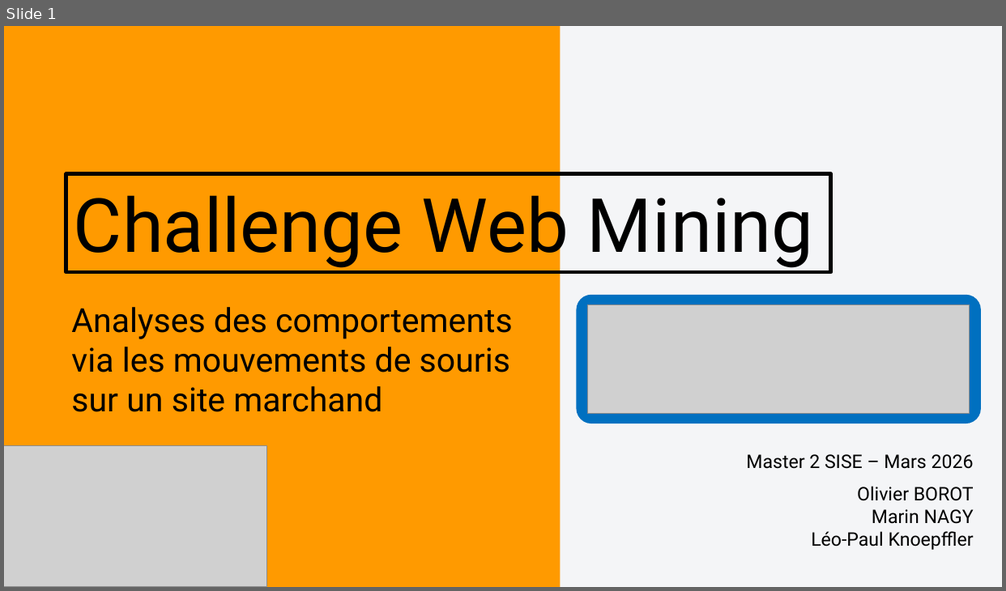
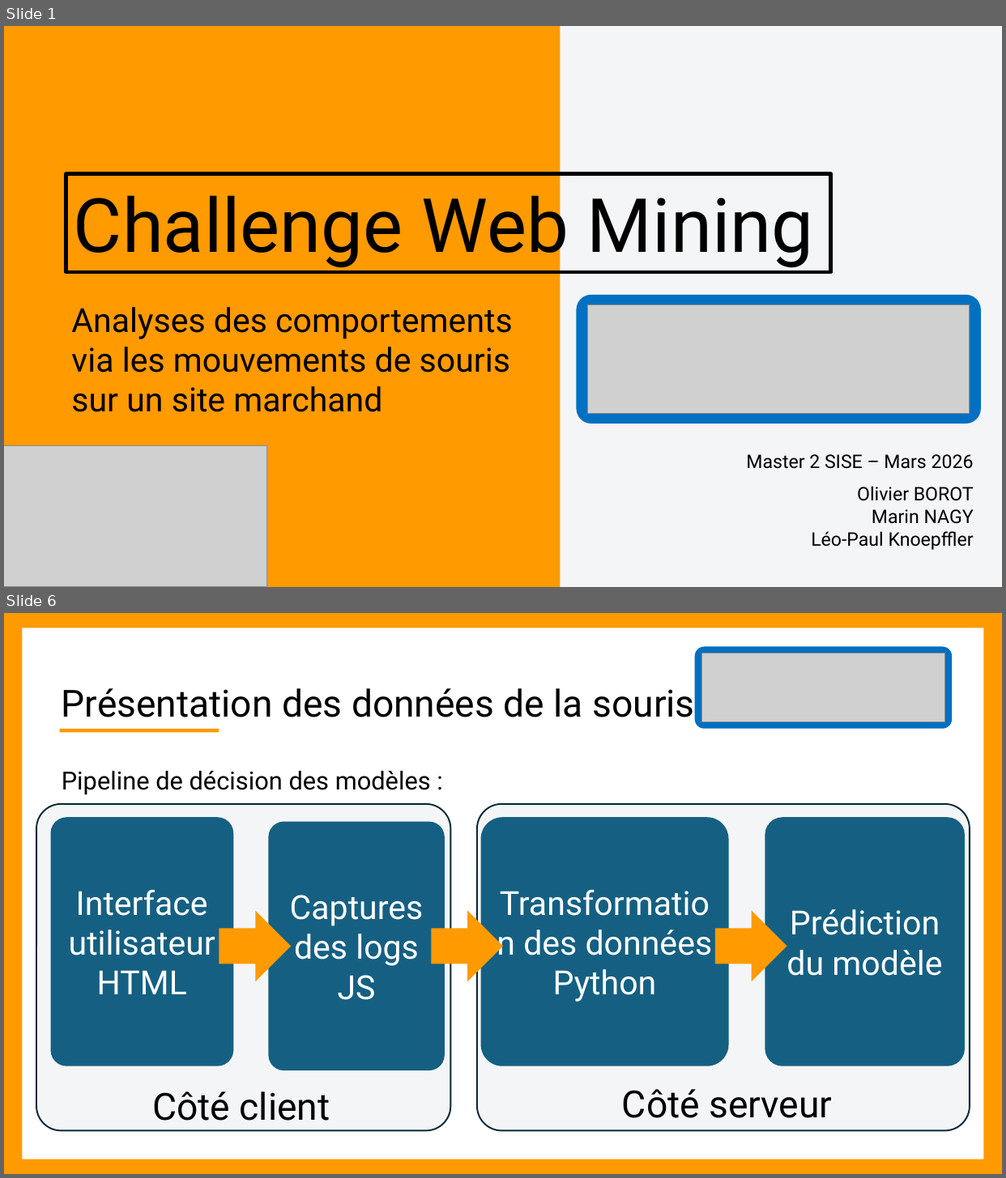
Before and after one commit to OlivierBOROT/SISE-Challenge-WebMining, a slide deck: Présentation_orale.pptx. Shown one above the other, each under a label of ours: slide 1 before the commit, slides 1 and 6 after it; the slides between them are not shown. The pictures are 1006x591 and 1006x1178 pixels, drawn with LibreOffice and Linux fonts; fonts in the diff are those of the drawing; grey boxes stand for pictures. Boxes give left, top, right and bottom in pixels: in the first picture for what was removed or moved away, otherwise in the second. Text is boxed around its words. In the diff, an @@ line names an element or a change of style, - is before the commit and + after.

```diff
--- a/Présentation_orale.pptx
+++ b/Présentation_orale.pptx
@@ slide 6 added at bbox=[4, 613, 1002, 1174], background #F4F5F7 @@
@@ rectangle added at bbox=[4, 613, 1002, 1174], fill #FF9A00 @@
@@ rectangle added at bbox=[22, 628, 984, 1160], fill #FFFFFF @@
@@ rounded rectangle added at bbox=[695, 647, 953, 729], fill #0070C0 @@
@@ picture added at bbox=[702, 653, 945, 722] @@
@@ text added at bbox=[62, 688, 694, 717], 36 pt, text #000000 @@
+Présentation des données de la souris
@@ rectangle added at bbox=[59, 729, 219, 733], fill #FF9A00 @@
@@ text added at bbox=[62, 771, 431, 795], 24 pt, text #000000 @@
+Pipeline de décision des modèles :
@@ rounded rectangle added at bbox=[36, 804, 450, 1131], fill #F4F5F7, outline #092A39 1.5 pt @@
@@ rounded rectangle added at bbox=[477, 804, 970, 1131], fill #F4F5F7, outline #092A39 1.5 pt @@
@@ group added at bbox=[50, 817, 965, 1071]: 4 rounded rectangles, 3 right arrows @@
+Interface utilisateur
+HTML
+Captures des logs
+JS
+Transformation des données
+Python
+Prédiction du modèle
@@ text added at bbox=[152, 1092, 330, 1121], 36 pt, text #000000 @@
+Côté client
@@ text added at bbox=[622, 1089, 832, 1118], 36 pt, text #000000 @@
+Côté serveur
```
Also in this commit, not shown: 10 other slides added, 6 slides removed.
